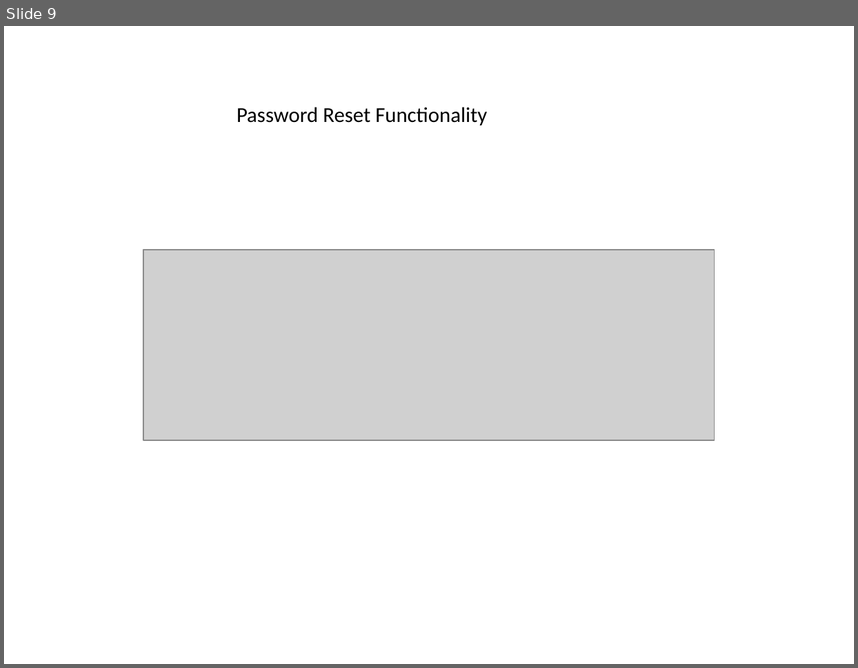
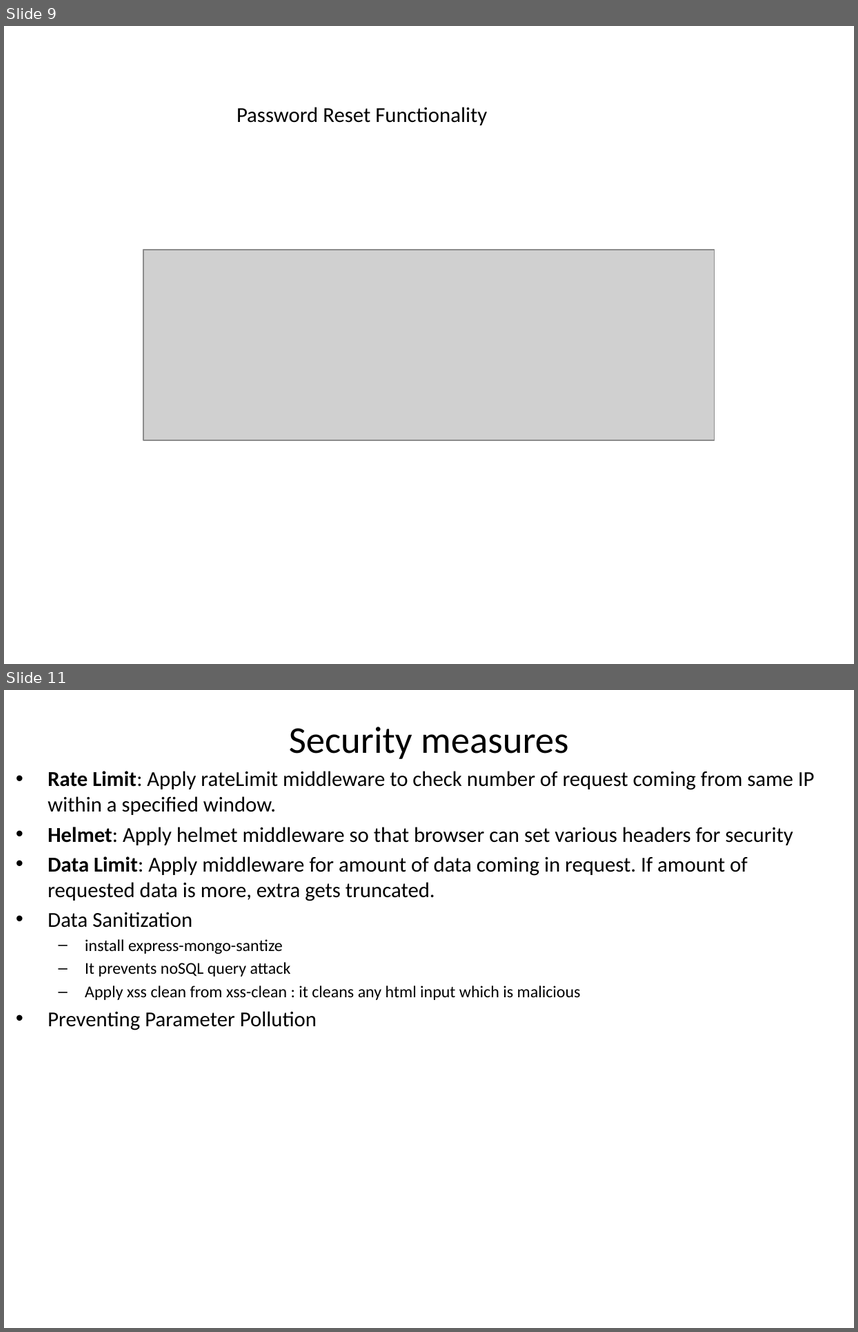
Before and after one commit to mdzaidkhan855/NodeJS_Proacademy, a slide deck: NodeJS-Architecture.pptx. Shown one above the other, each under a label of ours: slide 9 before the commit, slides 9 and 11 after it; the slides between them are not shown. The pictures are 858x668 and 858x1332 pixels, drawn with LibreOffice and Linux fonts; fonts in the diff are those of the drawing; grey boxes stand for pictures. Boxes give left, top, right and bottom in pixels: in the first picture for what was removed or moved away, otherwise in the second. Text is boxed around its words. In the diff, an @@ line names an element or a change of style, - is before the commit and + after.

```diff
--- a/NodeJS-Architecture.pptx
+++ b/NodeJS-Architecture.pptx
@@ slide 11 added at (x1=4, y1=690, x2=854, y2=1328), background #FFFFFF @@
@@ title added at (x1=289, y1=727, x2=568, y2=759), 32 pt, text #000000 @@
+Security measures
@@ text added at (x1=47, y1=771, x2=815, y2=1030), 18 pt, text #000000 @@
+• Rate Limit: Apply rateLimit middleware to check number of request coming from same IP within a specified window.
+• Helmet: Apply helmet middleware so that browser can set various headers for security
+• Data Limit: Apply middleware for amount of data coming in request. If amount of requested data is more, extra gets truncated.
+• Data Sanitization
+  – install express-mongo-santize
+  – It prevents noSQL query attack
+  – Apply xss clean from xss-clean : it cleans any html input which is malicious
+• Preventing Parameter Pollution
```
Also in this commit, not shown: 1 other slide added, 8 other files.
